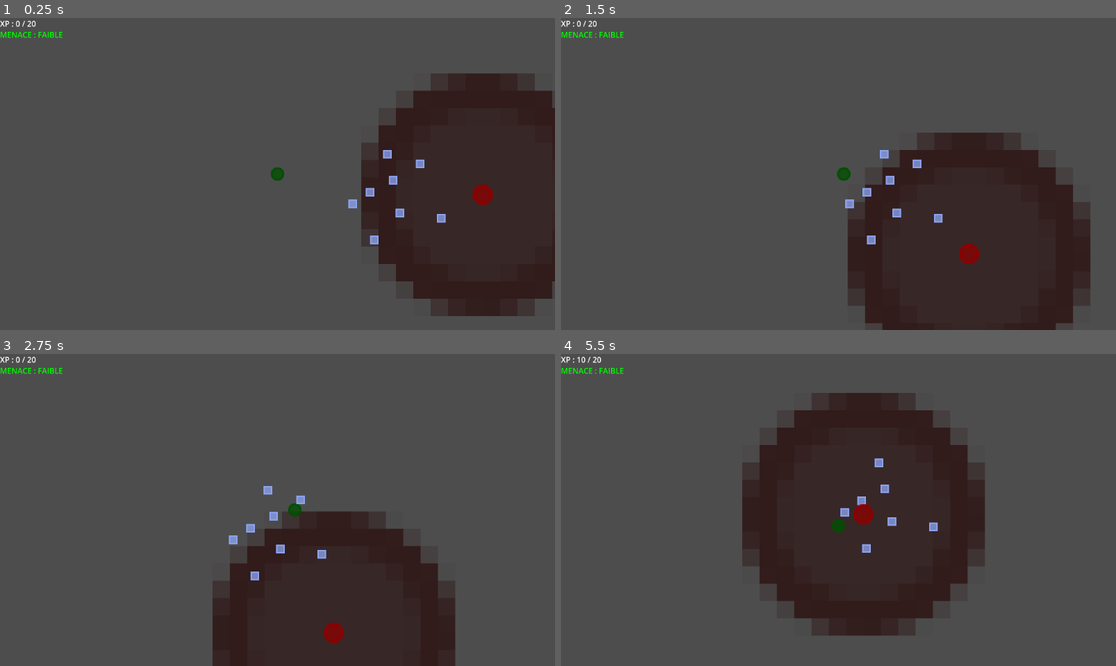
Above: before the commit, frames 1-4 (two rows, left to right).
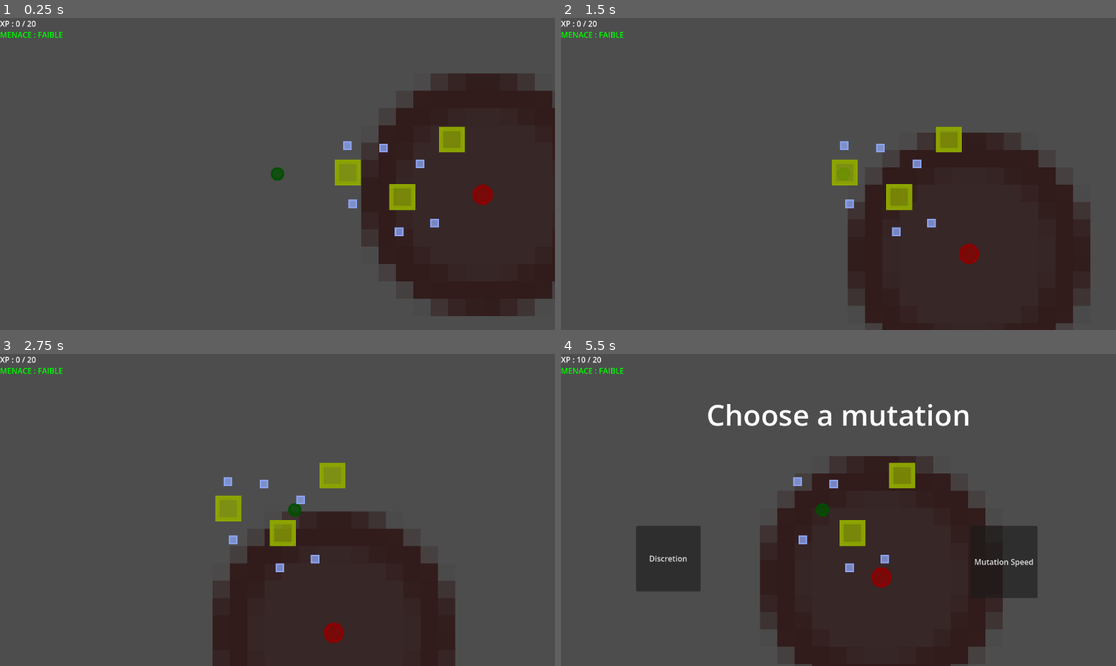
Above: after the commit, the same moments.

Repository: LeCodeurDu78/Infection_exe
Game: Godot game, scene res://Scenes/Main/Main.tscn
Two runs of this game, one before a commit and one after it. Both use one fixed random seed, a clock stepped at 60 frames per second and the inputs below.
Inputs (mouse positions are in pixels of both pictures, inside the frame that each line leads up to):
- Up to frame 1 (0.25 s): no input
- Up to frame 2 (1.5 s): tap Enter at 0.5 s; move the mouse to (960, 158) at 0.52 s; hold Right (ui_right) 0.53-1.25 s; tap Shift at 0.6 s; click (960, 158) at 0.67 s; drag from (727, 189) to (855, 174) at 1.27 s
- Up to frame 3 (2.75 s): move the mouse to (333, 441) at 2.02 s; hold Right (ui_right) from 2.03 s (still down); tap Shift at 2.1 s
- Up to frame 4 (5.5 s): release Right (ui_right) at 2.75 s; drag from (810, 572) to (860, 500) at 2.77 s; move the mouse to (1005, 556) at 3.52 s; hold Left (ui_left) 3.53-4.25 s; tap Shift at 3.6, 5.1 s; drag from (672, 463) to (827, 541) at 4.27 s; move the mouse to (866, 510) at 5.02 s; hold Down (ui_down) from 5.03 s (still down); click (866, 510) at 5.17 s

The runs differ from the first frame. In frame 1, 1.6% of the frame differs, in the area x 60-84%, y 34-73%; in frame 2, 1.6%; in frame 3, 1.6%; in frame 4, 22%, in the area x 13-86%, y 12-100%.

Commit message:
Add Folder Infectables

Diff:
--- /dev/null
+++ b/Scenes/Environment/Folder.tscn
@@ -0,0 +1,25 @@
+[gd_scene format=3 uid="uid://cftigmhgqn0o5"]
+
+[ext_resource type="Script" uid="uid://bmvsm2wwfdhrt" path="res://Scripts/Environment/Infectable.gd" id="1_a1sfu"]
+[ext_resource type="Texture2D" uid="uid://c57gmrid7ke0b" path="res://addons/2d_shapes/Rectangle.svg" id="2_7ul6t"]
+
+[sub_resource type="RectangleShape2D" id="RectangleShape2D_l6nyw"]
+size = Vector2(40, 41)
+
+[node name="File" type="Area2D" unique_id=1434683303]
+modulate = Color(1, 1, 0, 1)
+scale = Vector2(3, 3)
+script = ExtResource("1_a1sfu")
+points_worth = 50
+infection_time = 3.0
+
+[node name="CollisionShape2D" type="CollisionShape2D" parent="." unique_id=232275585]
+position = Vector2(0, 0.5)
+shape = SubResource("RectangleShape2D_l6nyw")
+
+[node name="Sprite2D" type="Sprite2D" parent="." unique_id=1384779032]
+scale = Vector2(3, 3)
+texture = ExtResource("2_7ul6t")
+
+[connection signal="area_entered" from="." to="." method="_on_area_entered"]
+[connection signal="area_exited" from="." to="." method="_on_area_exited"]
--- a/Scenes/Main/Main.tscn
+++ b/Scenes/Main/Main.tscn
@@ -6,6 +6,7 @@
 [ext_resource type="PackedScene" uid="uid://bsorlsgev2hqs" path="res://Scenes/Enemies/Antivirus.tscn" id="3_aw1lf"]
 [ext_resource type="PackedScene" uid="uid://bwdie8itbhlxs" path="res://Scenes/UI/HUD.tscn" id="3_cmk6n"]
 [ext_resource type="PackedScene" uid="uid://dgt0nxglup0w7" path="res://Scenes/UI/MutationUI.tscn" id="4_i3fi7"]
+[ext_resource type="PackedScene" uid="uid://cftigmhgqn0o5" path="res://Scenes/Environment/Folder.tscn" id="5_aw1lf"]
 
 [sub_resource type="RectangleShape2D" id="RectangleShape2D_qtv3y"]
 size = Vector2(4000, 50)
@@ -44,8 +45,8 @@
 [node name="Environment" type="Node2D" parent="." unique_id=1104878585]
 metadata/_edit_lock_ = true
 
-[node name="File" parent="Environment" unique_id=1434683303 instance=ExtResource("2_qtv3y")]
-position = Vector2(939, 472)
+[node name="File1" parent="Environment" unique_id=1434683303 instance=ExtResource("2_qtv3y")]
+position = Vector2(764, 528)
 
 [node name="File2" parent="Environment" unique_id=1673036503 instance=ExtResource("2_qtv3y")]
 position = Vector2(851, 247)
@@ -54,7 +55,22 @@
 position = Vector2(571, 412)
 
 [node name="File4" parent="Environment" unique_id=139399125 instance=ExtResource("2_qtv3y")]
-position = Vector2(738, 315)
+position = Vector2(911, 492)
+
+[node name="File5" parent="Environment" unique_id=878660102 instance=ExtResource("2_qtv3y")]
+position = Vector2(699, 181)
+
+[node name="File6" parent="Environment" unique_id=1713860450 instance=ExtResource("2_qtv3y")]
+position = Vector2(549, 171)
+
+[node name="Folder1" parent="Environment" unique_id=198585932 instance=ExtResource("5_aw1lf")]
+position = Vector2(551, 283)
+
+[node name="Folder2" parent="Environment" unique_id=1151484536 instance=ExtResource("5_aw1lf")]
+position = Vector2(777, 385)
+
+[node name="Folder3" parent="Environment" unique_id=1730139345 instance=ExtResource("5_aw1lf")]
+position = Vector2(983, 146)
 
 [node name="WorldBounds" type="Node2D" parent="." unique_id=1817346388]
 metadata/_edit_lock_ = true
@@ -91,15 +107,3 @@
 [node name="MutationUI" parent="UI" unique_id=491561210 instance=ExtResource("4_i3fi7")]
 visible = false
 metadata/_edit_lock_ = true
-
-[node name="File" parent="." unique_id=181002727 instance=ExtResource("2_qtv3y")]
-position = Vector2(661, 562)
-
-[node name="File2" parent="." unique_id=220767349 instance=ExtResource("2_qtv3y")]
-position = Vector2(767, 451)
-
-[node name="File3" parent="." unique_id=1533085325 instance=ExtResource("2_qtv3y")]
-position = Vector2(714, 207)
-
-[node name="File4" parent="." unique_id=1266752287 instance=ExtResource("2_qtv3y")]
-position = Vector2(642, 365)
--- a/Scripts/Enemies/Antivirus.gd
+++ b/Scripts/Enemies/Antivirus.gd
@@ -36,7 +36,6 @@
 # MAIN LOOP
 # ========================
 func _physics_process(delta):
-	print(virus.discretion)
 	$DetectionArea.scale = detectionVector * virus.discretion
 	scan_timer += delta
 
